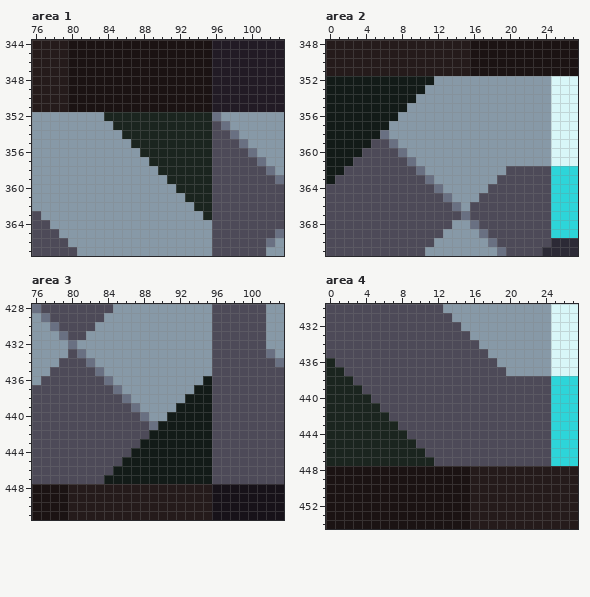
One commit to this pixel-art file: assets/sprites/atlas/sorted-atlas.ase. Above is the file before it was changed.
736x736 pixels, 1 frame. Colours within 5 levels of each other are drawn and written as one. Shown: area 1: x 76..103, y 344..367; area 2: x 0..27, y 348..371; area 3: x 76..103, y 428..451; area 4: x 0..27, y 430..454.
And afterwards:
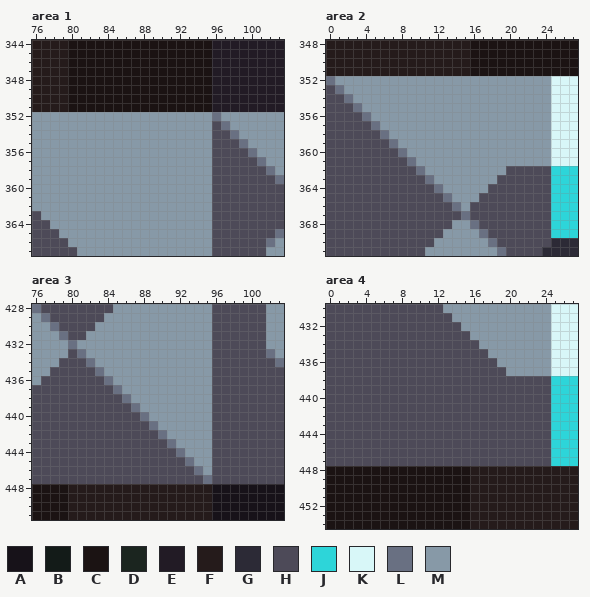
Palette (. is transparent): A #171219  B #131b18  C #1b1313  D #1b251f  E #221b25  F #251b1b  G #2c2a36  H #4d4a58  J #2dd5d9  K #d8f7f8  L #697082  M #8799a7
Difference:
--- area 1, layer "stuff"
@@ x 82..97 @@
 351 CCCCCCCCCCCCCCEE
-352 MMDDDDDDDDDDDDLM
-353 MMMDDDDDDDDDDDHL
-354 MMMMDDDDDDDDDDHH
-355 MMMMMDDDDDDDDDHH
-356 MMMMMMDDDDDDDDHH
-357 MMMMMMMDDDDDDDHH
-358 MMMMMMMMDDDDDDHH
-359 MMMMMMMMMDDDDDHH
-360 MMMMMMMMMMDDDDHH
-361 MMMMMMMMMMMDDDHH
-362 MMMMMMMMMMMMDDHH
-363 MMMMMMMMMMMMMDHH
+352 MMMMMMMMMMMMMMLM
+353 MMMMMMMMMMMMMMHL
+354 MMMMMMMMMMMMMMHH
+355 MMMMMMMMMMMMMMHH
+356 MMMMMMMMMMMMMMHH
+357 MMMMMMMMMMMMMMHH
+358 MMMMMMMMMMMMMMHH
+359 MMMMMMMMMMMMMMHH
+360 MMMMMMMMMMMMMMHH
+361 MMMMMMMMMMMMMMHH
+362 MMMMMMMMMMMMMMHH
+363 MMMMMMMMMMMMMMHH
 364 MMMMMMMMMMMMMMHH
--- area 2, layer "stuff"
@@ x 0..13 @@
 351 FFFFFFFFFFFFFF
-352 BBBBBBBBBBBBMM
-353 BBBBBBBBBBBMMM
-354 BBBBBBBBBBMMMM
-355 BBBBBBBBBMMMMM
-356 BBBBBBBBMMMMMM
-357 BBBBBBBMMMMMMM
-358 BBBBBBLMMMMMMM
-359 BBBBBHHLMMMMMM
-360 BBBBHHHHLMMMMM
-361 BBBHHHHHHLMMMM
-362 BBHHHHHHHHLMMM
-363 BHHHHHHHHHHLMM
+352 LMMMMMMMMMMMMM
+353 HLMMMMMMMMMMMM
+354 HHLMMMMMMMMMMM
+355 HHHLMMMMMMMMMM
+356 HHHHLMMMMMMMMM
+357 HHHHHLMMMMMMMM
+358 HHHHHHLMMMMMMM
+359 HHHHHHHLMMMMMM
+360 HHHHHHHHLMMMMM
+361 HHHHHHHHHLMMMM
+362 HHHHHHHHHHLMMM
+363 HHHHHHHHHHHLMM
 364 HHHHHHHHHHHHLM
--- area 3, layer "stuff"
@@ x 82..97 @@
 435 HLMMMMMMMMMMMMHH
-436 HHLMMMMMMMMMMBHH
-437 HHHLMMMMMMMMBBHH
-438 HHHHLMMMMMMBBBHH
-439 HHHHHLMMMMBBBBHH
-440 HHHHHHLMMBBBBBHH
-441 HHHHHHHLBBBBBBHH
-442 HHHHHHHBBBBBBBHH
-443 HHHHHHBBBBBBBBHH
-444 HHHHHBBBBBBBBBHH
-445 HHHHBBBBBBBBBBHH
-446 HHHBBBBBBBBBBBHH
-447 HHBBBBBBBBBBBBHH
+436 HHLMMMMMMMMMMMHH
+437 HHHLMMMMMMMMMMHH
+438 HHHHLMMMMMMMMMHH
+439 HHHHHLMMMMMMMMHH
+440 HHHHHHLMMMMMMMHH
+441 HHHHHHHLMMMMMMHH
+442 HHHHHHHHLMMMMMHH
+443 HHHHHHHHHLMMMMHH
+444 HHHHHHHHHHLMMMHH
+445 HHHHHHHHHHHLMMHH
+446 HHHHHHHHHHHHLMHH
+447 HHHHHHHHHHHHHLHH
 448 FFFFFFFFFFFFFFAA
--- area 4, layer "stuff"
@@ x 0..13 @@
 435 HHHHHHHHHHHHHH
-436 DHHHHHHHHHHHHH
-437 DDHHHHHHHHHHHH
-438 DDDHHHHHHHHHHH
-439 DDDDHHHHHHHHHH
-440 DDDDDHHHHHHHHH
-441 DDDDDDHHHHHHHH
-442 DDDDDDDHHHHHHH
-443 DDDDDDDDHHHHHH
-444 DDDDDDDDDHHHHH
-445 DDDDDDDDDDHHHH
-446 DDDDDDDDDDDHHH
-447 DDDDDDDDDDDDHH
+436 HHHHHHHHHHHHHH
+437 HHHHHHHHHHHHHH
+438 HHHHHHHHHHHHHH
+439 HHHHHHHHHHHHHH
+440 HHHHHHHHHHHHHH
+441 HHHHHHHHHHHHHH
+442 HHHHHHHHHHHHHH
+443 HHHHHHHHHHHHHH
+444 HHHHHHHHHHHHHH
+445 HHHHHHHHHHHHHH
+446 HHHHHHHHHHHHHH
+447 HHHHHHHHHHHHHH
 448 CCCCCCCCCCCCCC
